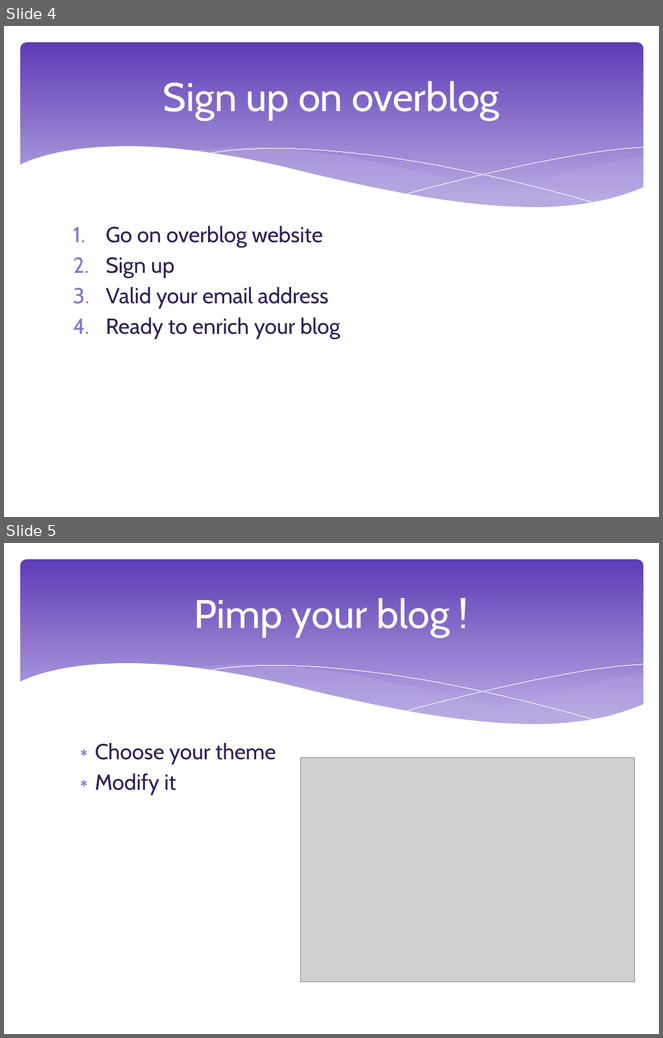
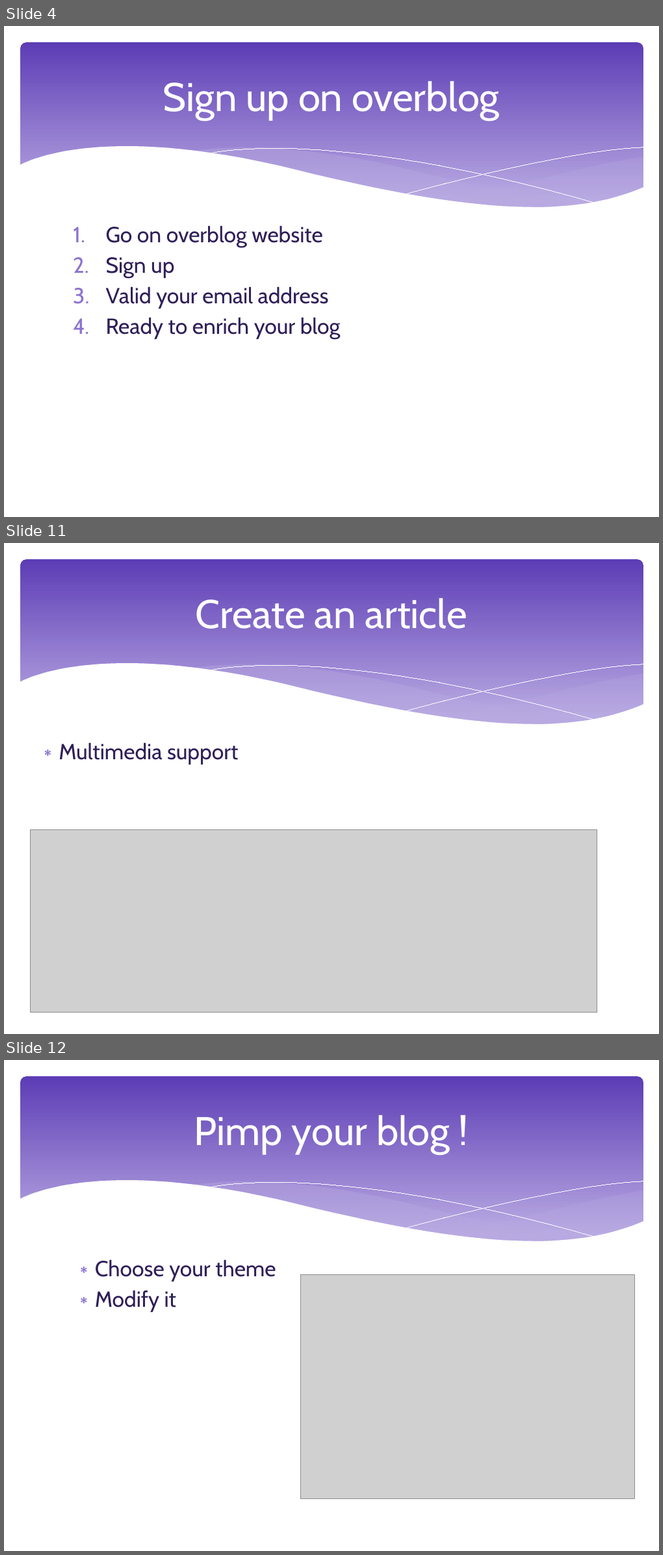
Before and after one commit to NoemieRullier/EnglishProjectBlog, a slide deck: Presentation.pptx. Shown one above the other, each under a label of ours: slides 4 and 5 before the commit, slides 4, 11 and 12 after it; the slides between them are not shown. The pictures are 663x1038 and 663x1555 pixels, drawn with LibreOffice and Linux fonts; fonts in the diff are those of the drawing; grey boxes stand for pictures. Boxes give left, top, right and bottom in pixels: in the first picture for what was removed or moved away, otherwise in the second. Text is boxed around its words. In the diff, an @@ line names an element or a change of style, - is before the commit and + after.

```diff
--- a/Presentation.pptx
+++ b/Presentation.pptx
@@ slide 11 added at [4,543,659,1034], background #FFFFFF; not listed: 6 template elements that a slide beside it also shows @@
@@ title added at [196,598,467,629], 44 pt, text #FFFFFF @@
+Create an article
@@ text added at [59,743,239,765], 24 pt, text #2F1F58 @@
+∗ Multimedia support
@@ picture added at [30,830,597,1013] @@
@@ what was slide 5 is now slide 12 @@
```
Also in this commit, not shown: 6 other slides added, 1 other file.
